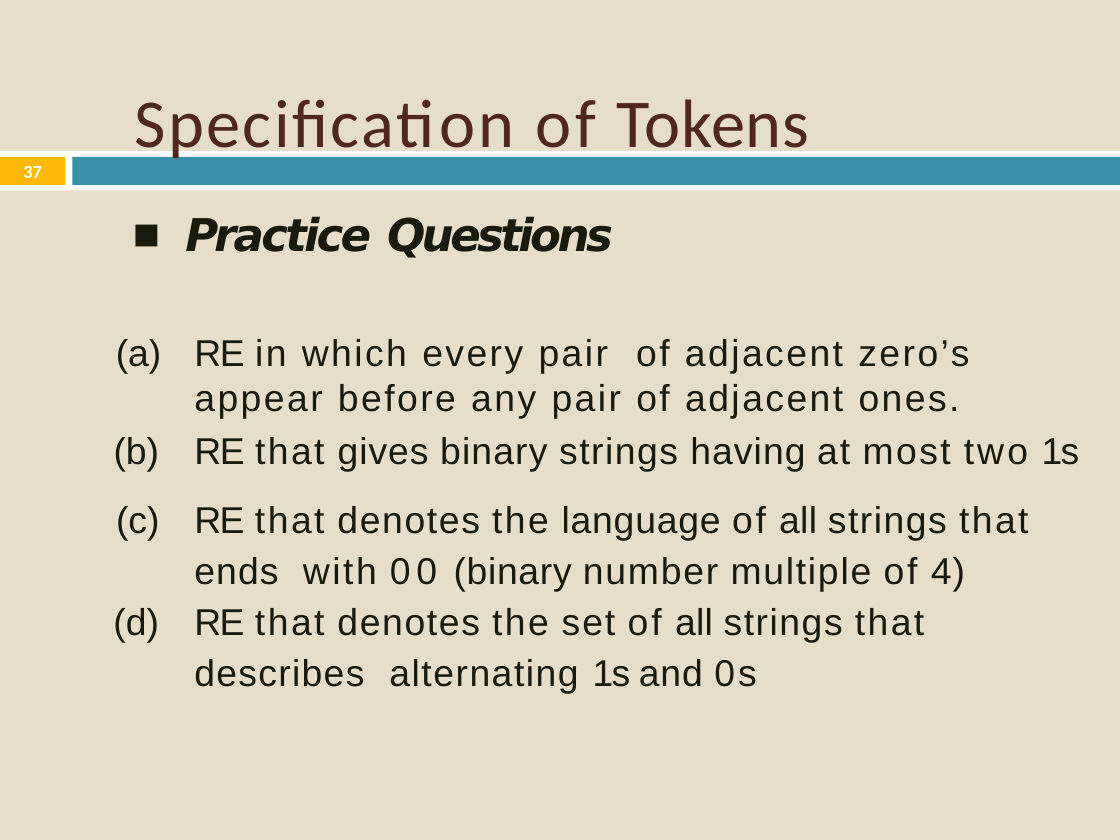
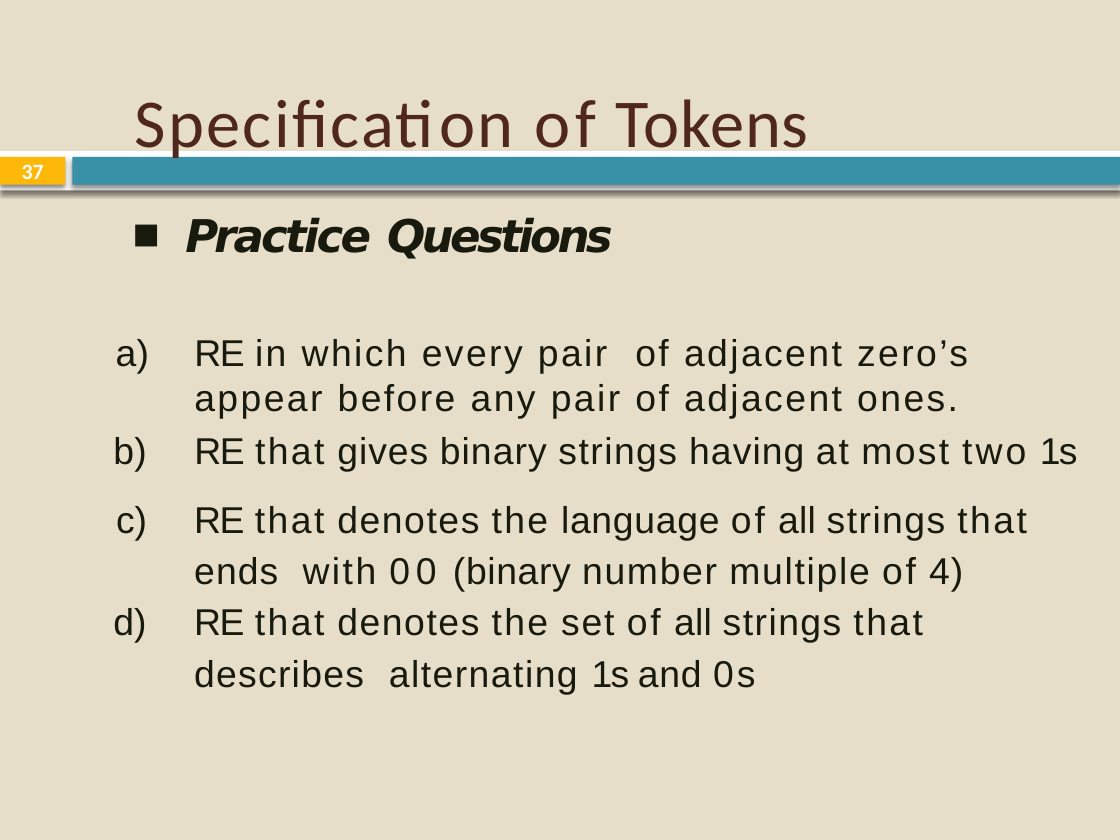
Before and after one commit to sabin-thapa/KUCE18-Sem7, a slide deck: slide 37 of Compiler Design/CE/2. Lexical Analysis.pptx. Drawn at 1120x840 pixels with LibreOffice and Linux fonts; fonts in the diff are those of the drawing. Boxes give left, top, right and bottom in pixels: in the first picture for what was removed or moved away, otherwise in the second. Text is boxed around its words. In the diff, an @@ line names an element or a change of style, - is before the commit and + after.

```diff
--- a/Compiler Design/CE/2. Lexical Analysis.pptx
+++ b/Compiler Design/CE/2. Lexical Analysis.pptx
@@ title "Speciﬁcation of Tokens" at (x1=134, y1=99, x2=809, y2=163): letter spacing 1.6 to 1.5 pt in "Speciﬁcation"; letter spacing 2.9 to 2.8 pt in "of" @@
@@ page number at (x1=22, y1=164, x2=44, y2=186): size 11.9 to 14 pt @@
@@ shadow on in 3 elements at (x1=0, y1=151, x2=1120, y2=190), (x1=0, y1=157, x2=65, y2=185), (x1=73, y1=157, x2=1120, y2=185) @@
@@ text "Practice Questions" at (x1=185, y1=217, x2=1078, y2=694): letter spacing -0.9 to -1 pt in "RE", "RE", "RE", "RE"; letter spacing 0.7 to 0.6 pt in "gives", "4)"; letter spacing 0.8 to 0.7 pt in "binary", "ends"; letter spacing 1.1 to 1 pt in "denotes", "denotes"; letter spacing 1.6 to 1.5 pt in "the", "the"; letter spacing 1.9 to 1.8 pt in "of of"; letter spacing 0.5 to 0.4 pt in "(binary"; bullet (a) to a); line spacing 1.15 to 1.14 @@
```
Also in this commit, not shown: 104 other slides changed, 17 other files.
